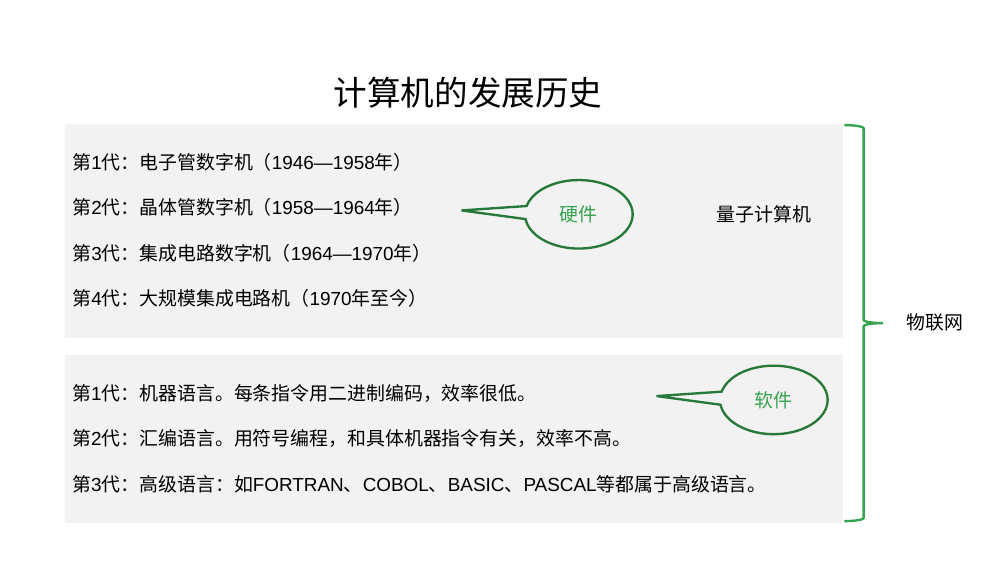
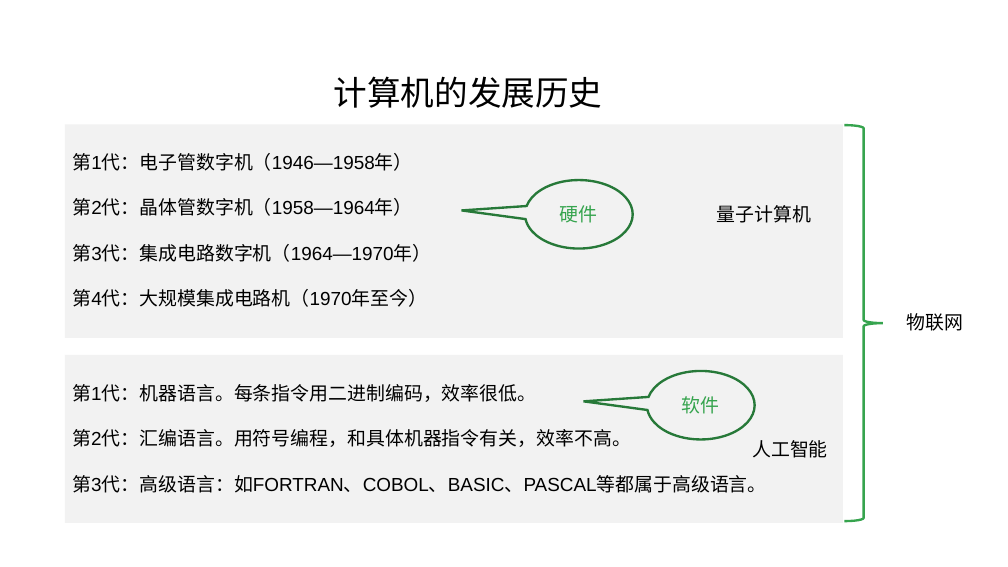
Before and after one commit to linkknown/PPT, a slide deck: slide 5 of 基础PPT/第0b章：Java编程入门.pptx. Drawn at 1008x567 pixels with LibreOffice and Linux fonts; fonts in the diff are those of the drawing; background and template pictures are left out. Boxes give left, top, right and bottom in pixels: in the first picture for what was removed or moved away, otherwise in the second. Text is boxed around its words. In the diff, an @@ line names an element or a change of style, - is before the commit and + after.

```diff
--- a/基础PPT/第0b章：Java编程入门.pptx
+++ b/基础PPT/第0b章：Java编程入门.pptx
@@ speech bubble "软件": place and size @@
-speech bubble "软件" at bbox=[720, 366, 827, 435]
+speech bubble "软件" at bbox=[647, 371, 755, 440]
@@ text added at bbox=[752, 440, 828, 458], 18 pt, text #000000 @@
+人工智能
```
Also in this commit, not shown: 2 other files.
